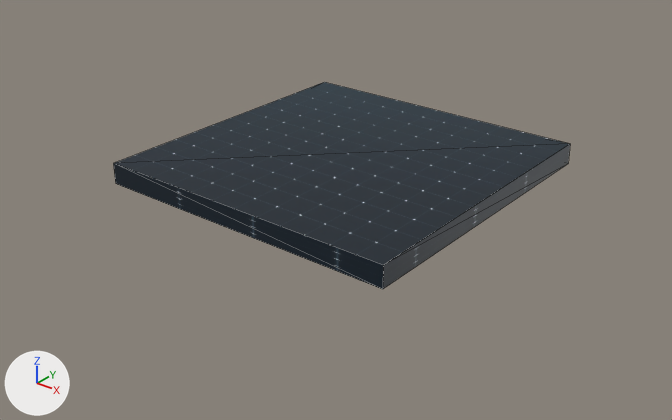
The glTF model Project/Asset/Models/Ground/ground.gltf as it was, and as the next commit left it.
The view is the same before and after, from a 50 mm lens placed at (49.0, -62.9, 32.8), pointed at (0.4, -2.2, -4.8). Lighting does not change. The marker at lower left points along +X, +Y and +Z. Mesh edges are drawn as thin lines. Vertices at the same position are counted once.
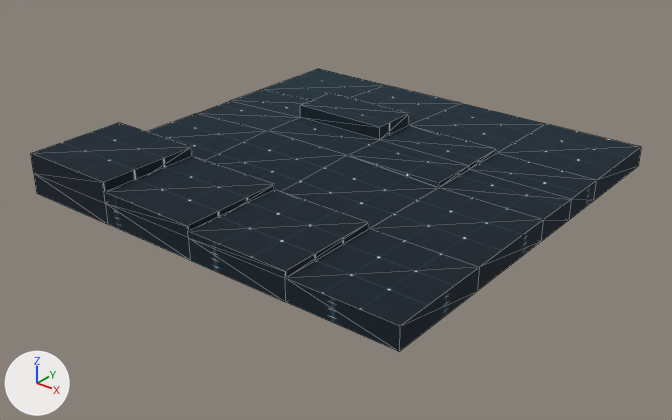
Changed parts and their boxes (x1, y1, x2, y2) in the pictures (672 x 420 px):
'Cube', surface changed, reshaped, moved, rescaled (33% wider, 36% taller): before (113, 82, 570, 289); after (31, 69, 641, 351)

The change, as a diff of the scene's bpy script:
```diff
--- a/Project/Asset/Models/Ground/ground.gltf.py
+++ b/Project/Asset/Models/Ground/ground.gltf.py
@@ mat_material @@
 mat_material.texture = img_grid_futuristic_hud_interface_79145_165
+mat_material.roughness = 1.0
@@ me_cube @@
 # used by ob_cube; location = (0.0, 0.0, -1.0); scale = (15.0, 15.0, 1.0)
-me_cube.from_pydata(...)  # 8 vertices, 12 faces; spans x -1.0..1.0, y -1.0..1.0, z -1.0..1.0
+me_cube.from_pydata(...)  # 82 vertices, 160 faces; spans x -1.0..1.0, y -1.0..1.0, z -1.0..2.92
+# me_cube part 1
+# 12 faces are deleted
+# 32 vertices are added at x -1.0..1.0, y -1.0..0.5, z -1.0..2.92
+# 6 new vertices lie (-0.5, 0.0, 0.0) away from vertices in x 1.0, y -1.0..1.0, z -1.0..1.0
+# 6 new vertices lie (0.0, 0.5, 0.0) away from vertices in x -1.0..1.0, y -1.0, z -1.0..1.0
+# 7 new vertices lie (-0.5, 0.0, 0.0) away from vertices in x 0.5, y -1.0..1.0, z -1.0..1.0
+# 7 new vertices lie (0.0, 0.5, 0.0) away from vertices in x -1.0..1.0, y -0.5, z -1.0..1.0
+# 8 new vertices lie (0.5, 0.0, 0.0) away from vertices in x -1.0, y -1.0..1.0, z -1.0..1.0
+# 8 new vertices lie (0.0, 0.25, 0.0) away from vertices in x -1.0..1.0, y 0.0, z -1.0..1.0
+# 160 new faces join them
 me_cube.materials.append(mat_material)
@@ ob_cube @@
 ob_cube = bpy.data.objects.new('Cube', me_cube)
-ob_cube.location = (0.0, 0.0, -1.0)
-ob_cube.scale = (15.0, 15.0, 1.0)
+ob_cube.location = (0.0, 0.0, -1.61)
+ob_cube.scale = (20.0, 20.0, 1.0)
```
